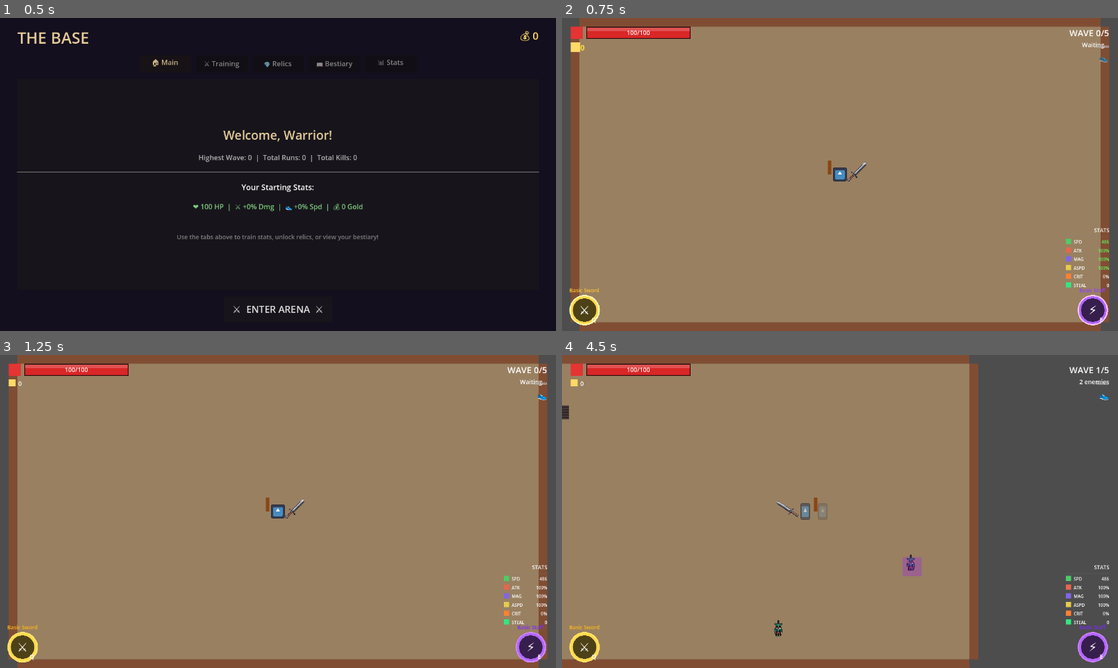
Above: before the commit, frames 1-4 (two rows, left to right).
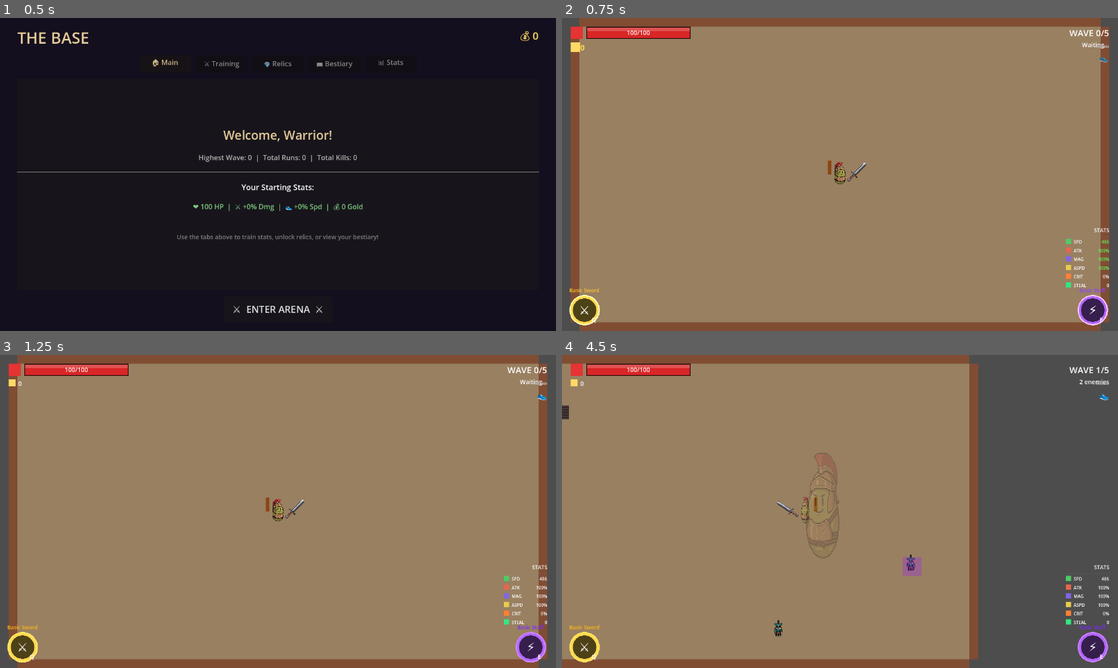
Above: after the commit, the same moments.

Repository: Azgr9/chaos
Game: Godot game, scene res://Scenes/Main/Base.tscn
The game is run twice, just before and just after one commit, with the same random seed, the same clock (stepped at 60 frames per second) and the same inputs. The engine's default icon, where the game draws it, is replaced by a stand-in: a white triangle on a blue panel in a dark square.
Inputs (mouse positions are in pixels of both pictures, inside the frame that each line leads up to):
- Up to frame 1 (0.5 s): no input
- Up to frame 2 (0.75 s): click "⚔️ ENTER ARENA ⚔️" at 0.5 s
- Up to frame 3 (1.25 s): no input
- Up to frame 4 (4.5 s): tap Enter at 1.25 s; move the mouse to (962, 495) at 1.27 s; hold D (move_right) 1.28-2 s; tap Space (dash) at 1.35, 4.35 s; click (962, 495) at 1.42 s; drag from (728, 527) to (856, 511) at 2.02 s; move the mouse to (895, 442) at 2.77 s; hold D (move_right) 2.78-3.5 s; click (895, 442) at 2.85 s; drag from (812, 574) to (673, 464) at 3.52 s; move the mouse to (1006, 558) at 4.27 s; hold A (move_left) from 4.28 s (still down)

Frame 1 is identical in both runs. In frame 2, 0.1% of the frame differs, in the area x 48-52%, y 46-54%; in frame 3, 0.1%; in frame 4, 0.5%, in the area x 42-50%, y 31-65%.

Commit message:
Update player.tscn

Diff:
--- a/Scenes/Player/player.tscn
+++ b/Scenes/Player/player.tscn
@@ -1,10 +1,11 @@
-[gd_scene load_steps=9 format=3 uid="uid://dx7eaxlmhefb"]
+[gd_scene load_steps=10 format=3 uid="uid://dx7eaxlmhefb"]
 
 [ext_resource type="Script" uid="uid://dsmf6w5yegfc" path="res://Scripts/Player/Player.gd" id="1_ft8w5"]
-[ext_resource type="Texture2D" uid="uid://dq20hol0fbldv" path="res://icon.svg" id="1_uvnfx"]
+[ext_resource type="Texture2D" path="res://temp/anakarakter.png" id="1_uvnfx"]
 [ext_resource type="Script" uid="uid://qh02i550hrbk" path="res://Scripts/Player/PlayerStats.gd" id="2_ude3g"]
 [ext_resource type="PackedScene" uid="uid://8obk5qvsqmhk" path="res://Scenes/Weapons/BasicSword/BasicSword.tscn" id="3_jmcll"]
 [ext_resource type="PackedScene" uid="uid://dn16fj6ro42m1" path="res://Scenes/Weapons/BasicStaff/BasicStaff.tscn" id="4_jmcll"]
+[ext_resource type="Script" path="res://Scripts/Player/CameraShake.gd" id="6_camera"]
 
 [sub_resource type="Resource" id="Resource_h54ih"]
 script = ExtResource("2_ude3g")
@@ -28,6 +29,7 @@
 
 [node name="Icon" type="Sprite2D" parent="VisualsPivot"]
 texture = ExtResource("1_uvnfx")
+scale = Vector2(0.25, 0.25)
 
 [node name="CollisionShape" type="CollisionShape2D" parent="."]
 shape = SubResource("RectangleShape2D_uvnfx")
@@ -49,3 +51,6 @@
 [node name="CollisionShape2D" type="CollisionShape2D" parent="HurtBox"]
 position = Vector2(1, 2)
 shape = SubResource("RectangleShape2D_a3d8c")
+
+[node name="Camera2D" type="Camera2D" parent="."]
+script = ExtResource("6_camera")
